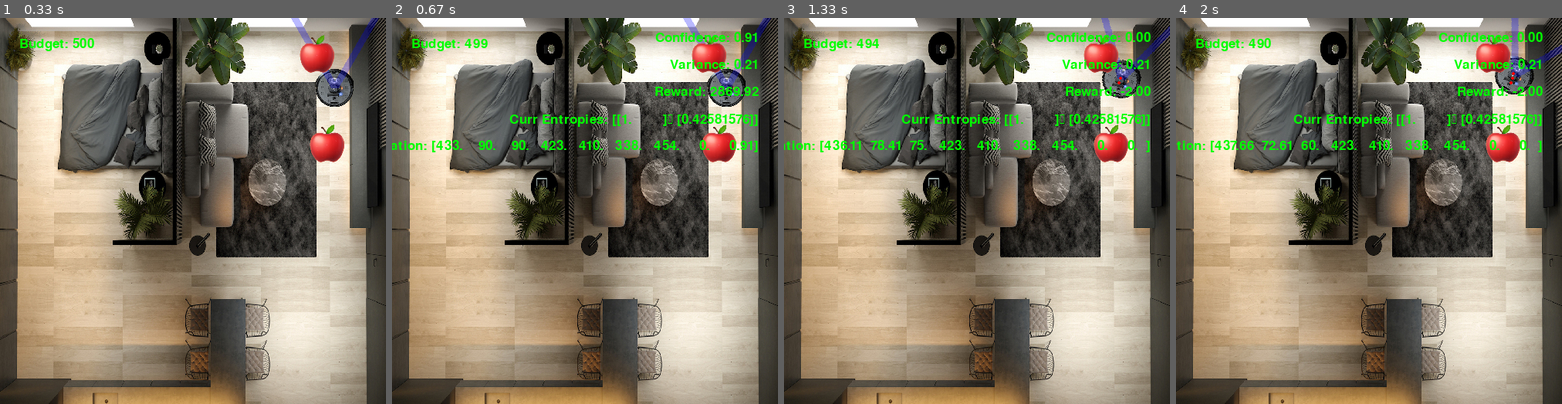
Above: before the commit, frames 1-4 (left to right).
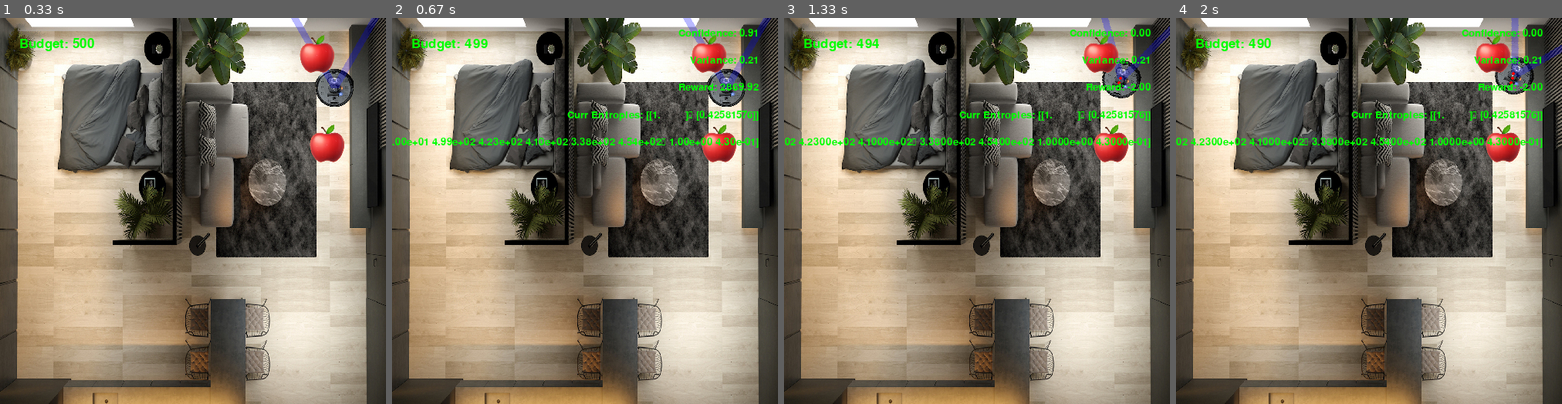
Above: after the commit, the same moments.

Repository: Anwealso/ReLOaD
Game: pygame game, started from reload/simplesim/env_gym.py
The game is run twice, just before and just after one commit, with the same random seed, the same clock (stepped at 60 frames per second) and the same inputs.
Inputs:
- Up to frame 1 (0.33 s): no input
- Up to frame 2 (0.67 s): tap Space at 0.33 s
- Up to frame 3 (1.33 s): hold Right 0.67-1.13 s; tap Space at 0.73, 1.23 s; hold Up from 1.17 s (still down)
- Up to frame 4 (2 s): release Up at 1.57 s; hold Right from 1.6 s (still down); tap Space at 1.67 s

Frame 1 is identical in both runs. In frame 2, 3.8% of the frame differs, in the area x 0-95%, y 2-35%; in frame 3, 3.7%; in frame 4, 3.8%.

Commit message:
Fixed ofscreen clip bug, improved scoreboard printing, added budget to obs vector and switched to absolute positions

Diff:
--- a/reload/simplesim/env.py
+++ b/reload/simplesim/env.py
@@ -491,12 +491,14 @@
         """
         Stops player from going off screen or going into walls
         """
-        # Handle off-screen
+        # Handle off-screen left/right
         if self.robot.x > self.window_size - (self.robot.size / 2):
             self.robot.x = self.window_size - (self.robot.size / 2)
         elif self.robot.x < 0 + (self.robot.size / 2):
             self.robot.x = 0 + (self.robot.size / 2)
-        elif self.robot.y > self.window_size - (self.robot.size / 2):
+
+        # Handle off-screen up/down
+        if self.robot.y > self.window_size - (self.robot.size / 2):
             self.robot.y = self.window_size - (self.robot.size / 2)
         elif self.robot.y < 0 + (self.robot.size / 2):
             self.robot.y = 0 + (self.robot.size / 2)
@@ -832,10 +834,38 @@
                 ),
             )
 
+        # Render the socreboard info
+        self.render_scoreboard(canvas)
+
+        # --------------- Send the rendered view to the relevant viewer -------------- #
+        if self.render_mode == "human":
+            # The following line copies our drawings from `canvas` to the visible window
+            self.window.blit(canvas, canvas.get_rect())
+            pygame.event.pump()
+            pygame.display.update()
+
+            # We need to ensure that human-rendering occurs at the predefined framerate.
+            # The following line will automatically add a delay to keep the framerate stable.
+            self.clock.tick(self.render_fps)
+        else:  # rgb_array
+            return np.transpose(
+                np.array(pygame.surfarray.pixels3d(canvas)), axes=(1, 0, 2)
+            )
+
+    def render_scoreboard(self, canvas):
+        font = pygame.font.Font(None, 20)
+
         metric_count = 0
         for metric_name in self.scoreboard_items.keys():
+            item = self.scoreboard_items[metric_name]
+
+            if type(item) == type(dict()):
+                for key in item.keys():
+                    if type(item[key]) == type(int(1)):
+                        item[key] = round(item[key], 2)
+
             metric_text = font.render(
-                f"{metric_name}: " + str(self.scoreboard_items[metric_name]),
+                f"{metric_name}: " + str(item),
                 1,
                 (0, 255, 0),
             )
@@ -847,23 +877,6 @@
                 ),
             )
             metric_count += 1
-
-        # --------------- Send the rendered view to the relevant viewer -------------- #
-
-        if self.render_mode == "human":
-            # The following line copies our drawings from `canvas` to the visible window
-            self.window.blit(canvas, canvas.get_rect())
-            pygame.event.pump()
-            pygame.display.update()
-
-            # We need to ensure that human-rendering occurs at the predefined framerate.
-            # The following line will automatically add a delay to keep the framerate stable.
-            self.clock.tick(self.render_fps)
-        else:  # rgb_array
-            return np.transpose(
-                np.array(pygame.surfarray.pixels3d(canvas)), axes=(1, 0, 2)
-            )
-
 
 # ---------------------------------------------------------------------------- #
 #                                     MAIN                                     #
--- a/reload/simplesim/env_gym.py
+++ b/reload/simplesim/env_gym.py
@@ -50,28 +50,39 @@
                     np.array(
                         [self.game.window_size, self.game.window_size, 359]
                     ).astype(np.float32),
-                ),  # agent x,y,angle
+                ),  # agent (x, y, angle)
                 "targets": spaces.Box(
                     low=-max_dist,
                     high=max_dist,
                     shape=(3, num_targets),
                     dtype=np.float32,
-                ),  # target position (x, y, target_entropy)
-                # "current_conf": spaces.Box(
-                #     low=0, high=1, shape=(num_targets, 1), dtype=np.float32
-                # ),  # target entropies
+                ),  # target position (world_x, world_y, target_entropy)
+                "environment": spaces.Box(
+                    np.array([0]).astype(np.float32),
+                    np.array([self.game.starting_budget]).astype(np.float32),
+                ),  # environment remaining budget
             }
         )
         self.observation_space = spaces.utils.flatten_space(
             self.observation_space_unflattened
         )
 
-        self.entropy = np.zeros((self.game.num_targets, 1), dtype=np.float32)
+        self.current_entropies = np.zeros((self.game.num_targets, 1), dtype=np.float32)
 
         self.window = None
         self.clock = None
 
     def _get_obs(self):
+        # ----------------------------------- AGENT ---------------------------------- #
+        # Agent x,y,angle
+        agent_x_cart = self.game.robot.x
+        agent_y_cart = self.game.window_size - self.game.robot.x
+        agent_info = np.array(
+            [agent_x_cart, agent_y_cart, self.game.robot.angle]
+        ).astype(np.float32)
+        # agent = np.array([self.game.robot.angle]).astype(np.float32)
+
+        # ---------------------------------- TARGETS --------------------------------- #
         # Target relative positions (dx,dy)
         target_info = np.zeros(shape=(3, len(self.game.targets)), dtype=np.float32)
         for i, target in enumerate(self.game.targets):
@@ -95,22 +106,25 @@
             # print(target_info[2][i]) = self.game.current_confidences[i]
             # print(self.game.current_confidences[i])
             # print(int(self.game.current_confidences[i]))
-            target_info[2][i] = self.game.current_confidences[i, 0]
+            target_info[2][i] = self.current_entropies[i, 0]
             # Add target seen status
             # target_info[2][i] = targets_seen_status[i]
 
-        # Agent x,y,angle
-        agent = np.array(
-            [self.game.robot.x, self.game.robot.y, self.game.robot.angle]
-        ).astype(np.float32)
-        # agent = np.array([self.game.robot.angle]).astype(np.float32)
+        # print({
+        #         "agent": agent_info,
+        #         "targets": target_info,
+        #         "environment": self.game.budget,
+        #     })
+
 
         observation = spaces.utils.flatten(
-            self.observation_space_unflattened, {"agent": agent, "targets": target_info}
-        )
-        # observation = spaces.utils.flatten(
-        #     self.observation_space_unflattened, {"targets": target_info}
-        # )
+            self.observation_space_unflattened,
+            {
+                "agent": agent_info,
+                "targets": target_info,
+                "environment": self.game.budget,
+            },
+        )
 
         return observation
 
Not shown, changed: reload/simplesim/train_agent_simplesim.ipynb
